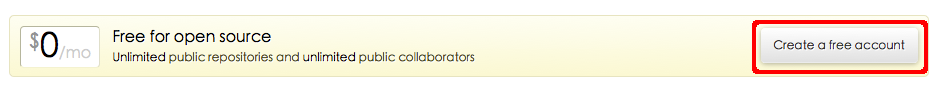
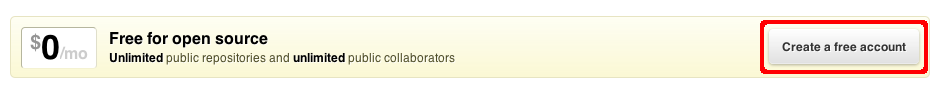
Two versions of the same layered image (939 × 88). Layer-by-layer changes:
painted on "新建图层" over [752, 20, 767, 74]
painted on "背景" over [9, 15, 930, 78]
